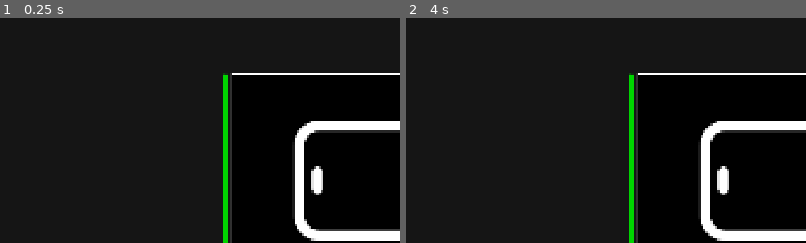
Above: before the commit, frames 1-2 (left to right).
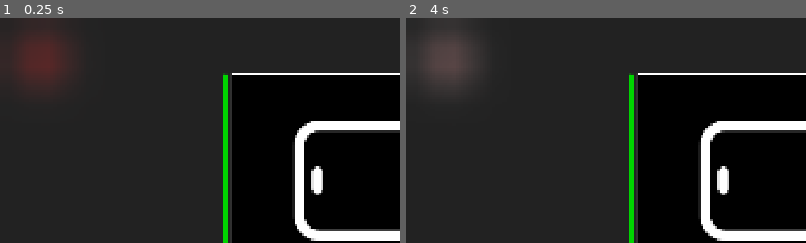
Above: after the commit, the same moments.

Repository: CantanTam/blecaco_phone
Game: Godot game, scene res://scenes/main.tscn
Two runs of this game, one before a commit and one after it. Both use one fixed random seed, a clock stepped at 60 frames per second and the inputs below.
Inputs (mouse positions are % of the whole screen's width and height, from its top left):
- Up to frame 1 (0.25 s): no input
- Up to frame 2 (4 s): click (5, 9) at 0.5 s; tap Enter at 1.25, 1.35, 2.75 s; move the mouse to (72, 45) at 1.27 s; hold Up 1.28-2 s; click (72, 45) at 1.42 s; tap Space at 1.52, 2, 3.5 s; drag from (30, 55) to (45, 70) at 2.02 s; move the mouse to (60, 28) at 2.77 s; hold Up 2.78-3.5 s; tap Tab at 2.85 s; click (60, 28) at 2.92 s; drag from (45, 70) to (20, 35) at 3.52 s
The pictures show only the part of the screen within x 0-50%, y 0-50%; the shares and areas given below are measured in that part.

The runs differ from the first frame. In frame 1, 5.7% of the frame differs, in the area x 0-21%, y 0-36%; in frame 2, 5.8%.

Commit message:
blur + dim the background while the option panel is up
The stream used to stay fully sharp behind the option panel. Add a
full-screen mask that samples the screen (BackBufferCopy + screen_texture),
blurs it in 8 directions and mixes it towards a dark colour, so the stream is
still readable underneath but clearly pushed back.

New pieces:
- resources/ui_blur_mask.gdshader: blur_radius (screen pixels), mask_opacity,
mask_color and ring_taps (1..4, cost vs smoothness). Samples SCREEN_UV, so it
blurs whatever is really behind it instead of just painting a flat tint.
- main.tscn: BlurBackBuffer (BackBufferCopy, copy_mode=Viewport) and BlurMask
(ColorRect, mouse_filter=ignore) as children of Setting placed before
TopEdgeArea, so the panel and the content pages still draw sharp on top.

It fades in and out with the same tween as the panel (setting.gd), writes its
shader parameters from Options instead of the .tscn (the .tscn would override
the shader defaults) and listens to Options.changed, so changing the three
values takes effect immediately with no restart:
    blur_mask/opacity      0..1    how much the mask darkens the background
    blur_mask/radius       pixels  blur radius, 0 = no blur
    blur_mask/ring_taps    1..4    sampling rings, 2 on phones

Verified offscreen with the GPU (subviewport + get_pixel): the shader
compiles, the red/blue boundary blurs into a gradient, and modulate.a is
honoured (mask opacity 1.0 gave r=0.027, 0.35 gave r=0.663), which is what the
fade-in relies on.

Diff:
--- /dev/null
+++ b/resources/ui_blur_mask.gdshader
@@ -0,0 +1,80 @@
+shader_type canvas_item;
+
+// ============================================================
+// ui_blur_mask.gdshader —— 选项面板唤出时，背后那层「半透明 + 模糊」遮罩
+//
+// 原理：采样**当前屏幕**（由场景里的 BackBufferCopy 先把已画好的内容
+//       拷进 back buffer），做一圈多方向模糊，再和遮罩色按 mask_opacity 混合。
+//       因为采样的是屏幕，所以背后的视频流 / 当前模式画面会被真正模糊掉，
+//       而不是简单盖一块半透明色。
+//
+// ⚠️ 参数一律由 GDScript 设置（setting.gd::_apply_mask_params），
+//    **不要**在 .tscn 里写 shader_parameter/xxx —— 那会覆盖本文件的默认值，
+//    以后改这里就不生效了（这个坑本项目踩过）。
+//
+// ⚠️ 模糊半径很大时（>24px）会看出采样不足的条纹感，这时把 ring_taps 调到 3~4。
+// ============================================================
+
+// 屏幕纹理：就是遮罩背后已经画好的画面
+uniform sampler2D screen_texture : hint_screen_texture, repeat_disable, filter_linear;
+
+// ---- 手机端可调参数 ----
+
+// 模糊半径，单位是屏幕像素。0 = 完全不模糊（只剩半透明遮罩）。
+uniform float blur_radius : hint_range(0.0, 32.0) = 10.0;
+
+// 遮罩不透明度：0 = 完全透出背后画面，1 = 被遮罩色完全盖住。
+uniform float mask_opacity : hint_range(0.0, 1.0) = 0.45;
+
+// 遮罩颜色。默认近黑，略微偏蓝，看起来比纯黑通透一点。
+uniform vec4 mask_color : source_color = vec4(0.03, 0.03, 0.05, 1.0);
+
+// 模糊采样圈数（1~4）。总采样数 = 1 + 8 * ring_taps。
+// 手机建议 2（17 次采样）；半径开很大时再调到 3。
+uniform int ring_taps : hint_range(1, 4) = 2;
+
+
+void fragment() {
+	vec2 texel = 1.0 / vec2(textureSize(screen_texture, 0));
+	vec2 uv = SCREEN_UV;
+
+	// 中心点先算进去，权重为 1
+	vec3 accum = texture(screen_texture, uv).rgb;
+	float weight_sum = 1.0;
+
+	// 8 个方向（4 正 + 4 斜）× ring_taps 圈
+	for (int ring = 1; ring <= ring_taps; ring++) {
+		float t = float(ring) / float(ring_taps);
+
+		// 平方分布：越靠近中心采样越密，比等距采样更接近高斯核
+		float radius = blur_radius * t * t;
+
+		// 权重随距离线性衰减
+		float w = 1.0 - t;
+		vec2 d = vec2(radius) * texel;
+		vec2 diag = d * 0.70710678; // 斜方向乘 1/sqrt(2)，保证到中心距离一致
+
+		accum += texture(screen_texture, uv + vec2(d.x, 0.0)).rgb * w;
+		accum += texture(screen_texture, uv - vec2(d.x, 0.0)).rgb * w;
+		accum += texture(screen_texture, uv + vec2(0.0, d.y)).rgb * w;
+		accum += texture(screen_texture, uv - vec2(0.0, d.y)).rgb * w;
+
+		accum += texture(screen_texture, uv + diag).rgb * w;
+		accum += texture(screen_texture, uv - diag).rgb * w;
+		accum += texture(screen_texture, uv + vec2(diag.x, -diag.y)).rgb * w;
+		accum += texture(screen_texture, uv + vec2(-diag.x, diag.y)).rgb * w;
+
+		weight_sum += 8.0 * w;
+	}
+
+	vec3 blurred = accum / weight_sum;
+
+	// 模糊结果 → 按 mask_opacity 混向遮罩色
+	COLOR.rgb = mix(blurred, mask_color.rgb, mask_opacity);
+
+	// ⚠️ 这里**必须保留进入 fragment 时的 alpha**：
+	//    它是节点自己的 modulate.a（ColorRect 的 color 保持白色，所以
+	//    COLOR.a 就等于 modulate.a）。setting.gd 正是靠 tween modulate:a
+	//    做淡入淡出的；如果这里写死 1.0，遮罩就会瞬间出现/消失。
+	COLOR.a = COLOR.a;
+}
--- a/scenes/main.tscn
+++ b/scenes/main.tscn
@@ -14,6 +14,7 @@
 [ext_resource type="Texture2D" uid="uid://dj8ejxar6n5h3" path="res://resources/ModeSet.svg" id="9_a8y0u"]
 [ext_resource type="Texture2D" uid="uid://c2iva32qn32p" path="res://resources/ShadeSet.svg" id="10_jkv2x"]
 [ext_resource type="Texture2D" uid="uid://bl55j1x1x4gr0" path="res://resources/PreviewSet.svg" id="11_jbj1t"]
+[ext_resource type="Shader" uid="uid://clp8vrn6oy56" path="res://resources/ui_blur_mask.gdshader" id="12_blur"]
 
 [sub_resource type="StyleBoxFlat" id="StyleBoxFlat_qnk50"]
 bg_color = Color(1, 1, 1, 1)
@@ -108,6 +109,9 @@
 
 [sub_resource type="ButtonGroup" id="ButtonGroup_6hbff"]
 allow_unpress = true
+
+[sub_resource type="ShaderMaterial" id="ShaderMaterial_blurmask"]
+shader = ExtResource("12_blur")
 
 [node name="Main" type="Control" unique_id=1033142112]
 layout_mode = 3
@@ -183,6 +187,20 @@
 layout_mode = 1
 mouse_filter = 2
 
+[node name="BlurBackBuffer" type="BackBufferCopy" parent="ModeContainer/Setting"]
+copy_mode = 2
+
+[node name="BlurMask" type="ColorRect" parent="ModeContainer/Setting"]
+visible = false
+material = SubResource("ShaderMaterial_blurmask")
+layout_mode = 1
+anchors_preset = 15
+anchor_right = 1.0
+anchor_bottom = 1.0
+grow_horizontal = 2
+grow_vertical = 2
+mouse_filter = 2
+
 [node name="TopEdgeArea" type="Control" parent="ModeContainer/Setting" unique_id=1278452578]
 layout_mode = 1
 anchor_left = 0.25
--- a/scripts/options.gd
+++ b/scripts/options.gd
@@ -59,7 +59,18 @@
 	# 注意它同时影响「手机看到的预览」与「录制出的动画」——
 	# 因为这两者本来就是同一条数据流渲出来的，这是想要的效果。
 	# 设置页做好后挂一个滑条即可。
-	"record/smoothness": 0.5
+	"record/smoothness": 0.5,
+	# ------------------------------------------------------------
+	# 选项面板唤出时，背后那层「半透明 + 模糊」遮罩
+	# （shader: resources/ui_blur_mask.gdshader，由 setting.gd 写入）
+	#
+	# 手机端要调的就是这三个值 —— 调完发 Options.changed，
+	# setting.gd::_on_option_changed() 会立刻写进 shader，实时生效。
+	# 设置页做好后各挂一个滑条 / 步进器即可。
+	# ------------------------------------------------------------
+	"blur_mask/opacity": 0.45,   # 半透明程度 0.0~1.0（0=完全透出画面，1=完全被遮罩色盖住）
+	"blur_mask/radius": 10.0,    # 模糊半径，单位「屏幕像素」（0=不糊，越大越糊）
+	"blur_mask/ring_taps": 2     # 模糊采样圈数 1~4（越大越平滑也越费，手机建议 2）
 }
 
 # 运行期的实际取值（_load 时以 DEFAULTS 为底，再用存档覆盖）
--- a/scripts/setting.gd
+++ b/scripts/setting.gd
@@ -9,6 +9,10 @@
 @onready var option_buttons: HBoxContainer = $OptionPanel/ButtonMargins/OptionButtons
 @onready var mode_set_button: Button = $OptionPanel/ButtonMargins/OptionButtons/ModeSetButton
 @onready var addon_set_button: Button = $OptionPanel/ButtonMargins/OptionButtons/AddonSetButton
+# 选项面板唤出时，盖在 stream 上面的「半透明 + 模糊」遮罩
+# （节点在 scenes/main.tscn 里，是 Setting 的子节点，排在 OptionPanel 之前；
+#   shader 是 resources/ui_blur_mask.gdshader）
+@onready var blur_mask: ColorRect = $BlurMask
 
 # ============================================================
 # 选项按钮按下时，需要暂时隐藏的「模式触控区域」
@@ -64,6 +68,13 @@
 	option_panel.visible = false
 	option_panel.modulate.a = 0.0
 
+	# 模糊遮罩：初始隐藏；参数先按 Options 里的值写一次，
+	# 之后手机上改了值会走 Options.changed → _on_option_changed()
+	blur_mask.visible = false
+	blur_mask.modulate.a = 0.0
+	_apply_mask_params()
+	Options.changed.connect(_on_option_changed)
+
 
 func send_setting(setting_name: String, value: Variant) -> void:
 	if connection == null:
@@ -78,12 +89,17 @@
 
 	option_panel.visible = true
 
+	# 背后那层模糊遮罩：先显示出来，再和面板一起淡入
+	blur_mask.visible = true
+	_apply_mask_params()
+
 	panel_tween = create_tween()
 	panel_tween.set_parallel(true)
 
 	panel_tween.tween_property(option_panel, "offset_top", SHOWN_TOP, ANIMATION_DURATION)
 	panel_tween.tween_property(option_panel, "offset_bottom", SHOWN_BOTTOM, ANIMATION_DURATION)
 	panel_tween.tween_property(option_panel, "modulate:a", 1.0, ANIMATION_DURATION)
+	panel_tween.tween_property(blur_mask, "modulate:a", 1.0, ANIMATION_DURATION)
 
 
 func _hide_option_panel() -> void:
@@ -95,6 +111,7 @@
 	panel_tween.tween_property(option_panel, "offset_top", HIDDEN_TOP, ANIMATION_DURATION)
 	panel_tween.tween_property(option_panel, "offset_bottom", HIDDEN_BOTTOM, ANIMATION_DURATION)
 	panel_tween.tween_property(option_panel, "modulate:a", 0.0, ANIMATION_DURATION)
+	panel_tween.tween_property(blur_mask, "modulate:a", 0.0, ANIMATION_DURATION)
 
 	panel_tween.chain().tween_callback(Callable(self, "_finish_hide"))
 
@@ -106,6 +123,10 @@
 
 func _finish_hide() -> void:
 	option_panel.visible = false
+
+	# 遮罩的淡出已经由 _hide_option_panel() 的 tween 做完，这里彻底关掉
+	# （visible=false 之后这一层就不再产生绘制开销）
+	blur_mask.visible = false
 
 	for child in content_host.get_children():
 		child.queue_free()
@@ -272,3 +293,62 @@
 			continue
 
 		area.visible = should_show
+
+
+# ============================================================
+# 背景模糊遮罩（resources/ui_blur_mask.gdshader）
+#
+# 三个参数都存在 Options 里（登记在 options.gd 的 DEFAULTS）：
+#   "blur_mask/opacity"    半透明程度  0.0 ~ 1.0
+#   "blur_mask/radius"     模糊半径    单位 = 屏幕像素
+#   "blur_mask/ring_taps"  采样圈数    1 ~ 4（性能 vs 平滑度）
+#
+# 【手机上想调怎么办】
+#   改 Options 里这三个值即可，例如设置页放三个滑条：
+#       Options.set_value("blur_mask/opacity", slider.value)
+#       Options.set_value("blur_mask/radius", slider.value)
+#   写入会广播 Options.changed → 下面的 _on_option_changed() 立刻把新值
+#   塞进 shader，不需要重启、不用重建场景。
+#   临时试验也可以直接在 options.gd 的 DEFAULTS 里改默认值。
+#
+#   另外两个不在 Options 里、需要改代码的参数：
+#     遮罩颜色 mask_color —— 在 .gdshader 文件里改
+#     遮罩覆盖范围       —— 由 main.tscn 里 BlurMask 节点的锚点决定
+#                          （现在是全屏；只想盖住面板附近就把它改成和
+#                          OptionPanel 一样的锚点/offset）
+# ============================================================
+
+
+## 把 Options 里的参数写进遮罩的 ShaderMaterial。
+## ⚠️ 参数一律在这里设置，**不要**写进 .tscn 的 shader_parameter/xxx ——
+##    那会覆盖 shader 文件里的默认值，以后改 shader 就不生效了。
+func _apply_mask_params() -> void:
+	if blur_mask == null:
+		return
+
+	var mask_material := blur_mask.material as ShaderMaterial
+
+	if mask_material == null:
+		push_warning("[Setting] BlurMask 上没有 ShaderMaterial")
+		return
+
+	mask_material.set_shader_parameter(
+		"mask_opacity",
+		Options.get_float("blur_mask/opacity")
+	)
+	mask_material.set_shader_parameter(
+		"blur_radius",
+		Options.get_float("blur_mask/radius")
+	)
+	mask_material.set_shader_parameter(
+		"ring_taps",
+		Options.get_int("blur_mask/ring_taps")
+	)
+
+
+## Options 里任意选项变化时调用；只关心遮罩那三个。
+func _on_option_changed(a_key: String, _a_value: Variant) -> void:
+	if not a_key.begins_with("blur_mask/"):
+		return
+
+	_apply_mask_params()
Not shown, added: resources/ui_blur_mask.gdshader.uid
